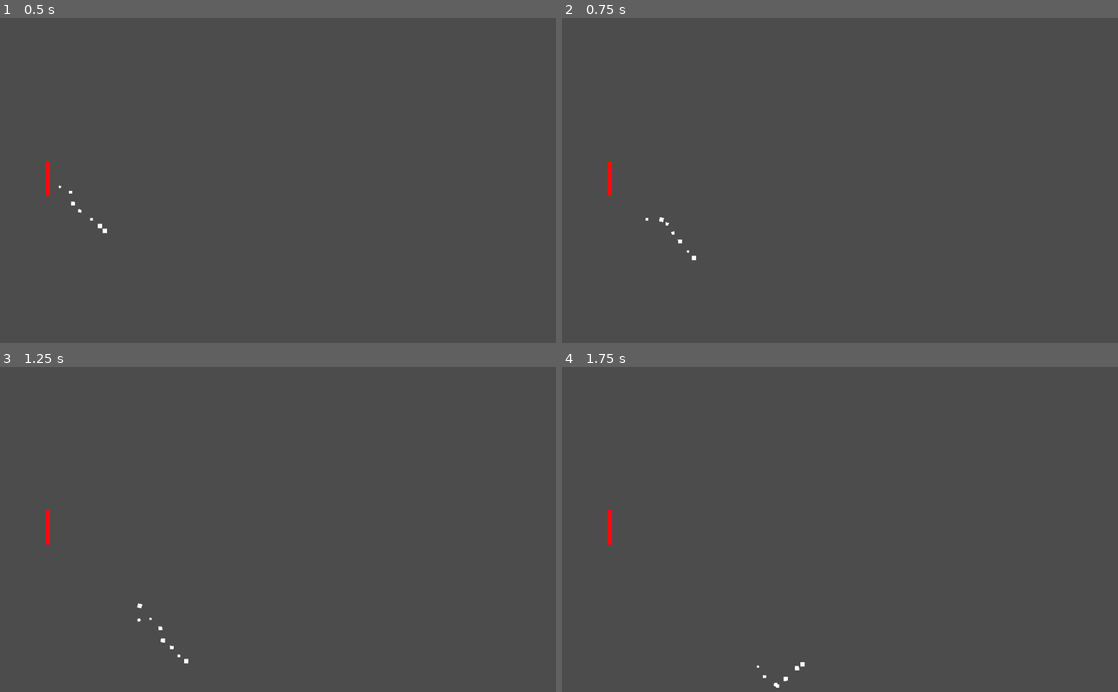
Above: before the commit, frames 1-4 (two rows, left to right).
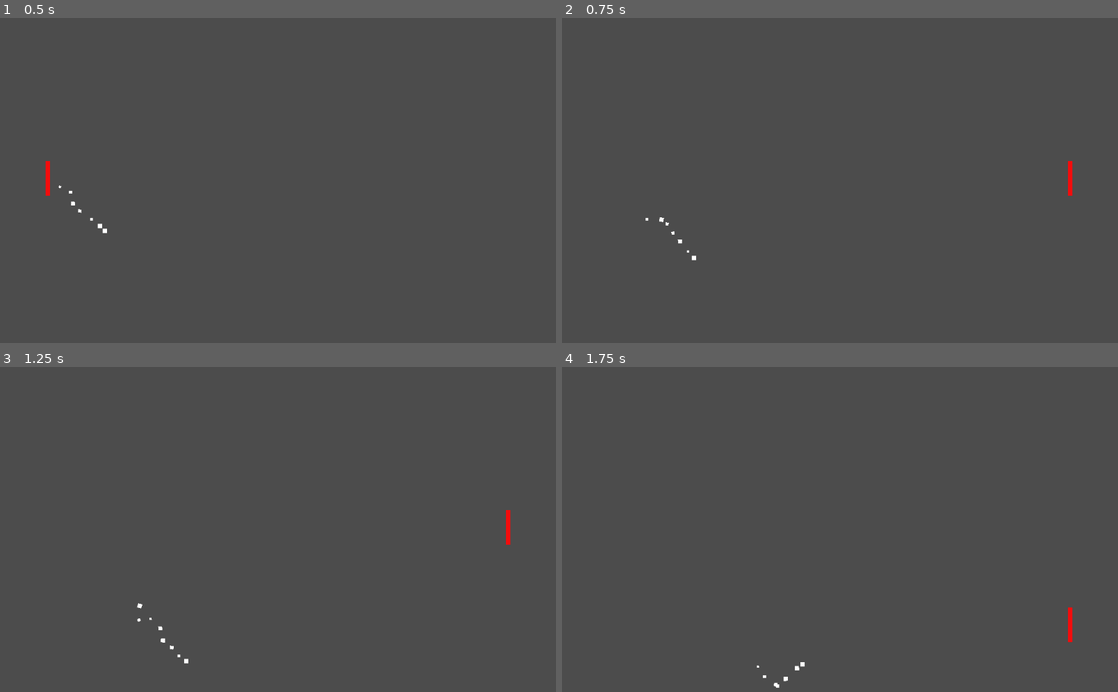
Above: after the commit, the same moments.

Repository: mgonzalezperna/pong-remix
Game: Godot game, scene res://scenes/scene-base.tscn
The game is run twice, just before and just after one commit, with the same random seed, the same clock (stepped at 60 frames per second) and the same inputs.
Inputs:
- Up to frame 1 (0.5 s): no input
- Up to frame 2 (0.75 s): hold Right (paddle_right, bound only after the commit) from 0.53 s (still down)
- Up to frame 3 (1.25 s): keep holding Right (paddle_right, bound only after the commit)
- Up to frame 4 (1.75 s): tap Enter at 1.25 s; release Right (paddle_right, bound only after the commit) at 1.28 s; hold Down (paddle_down, bound only after the commit) from 1.28 s (still down)

Frame 1 is identical in both runs. In frame 2, 0.2% of the frame differs, in the area x 8-92%, y 44-55%; in frame 3, 0.2%; in frame 4, 0.2%, in the area x 8-92%, y 44-85%.

Commit message:
new control scheme

Diff:
--- a/project.godot
+++ b/project.godot
@@ -44,12 +44,12 @@
 }
 paddle_down={
 "deadzone": 0.5,
-"events": [ Object(InputEventKey,"resource_local_to_scene":false,"resource_name":"","device":0,"alt":false,"shift":false,"control":false,"meta":false,"command":false,"pressed":false,"scancode":83,"unicode":0,"echo":false,"script":null)
+"events": [ Object(InputEventKey,"resource_local_to_scene":false,"resource_name":"","device":0,"alt":false,"shift":false,"control":false,"meta":false,"command":false,"pressed":false,"scancode":16777234,"unicode":0,"echo":false,"script":null)
  ]
 }
 paddle_up={
 "deadzone": 0.5,
-"events": [ Object(InputEventKey,"resource_local_to_scene":false,"resource_name":"","device":0,"alt":false,"shift":false,"control":false,"meta":false,"command":false,"pressed":false,"scancode":87,"unicode":0,"echo":false,"script":null)
+"events": [ Object(InputEventKey,"resource_local_to_scene":false,"resource_name":"","device":0,"alt":false,"shift":false,"control":false,"meta":false,"command":false,"pressed":false,"scancode":16777232,"unicode":0,"echo":false,"script":null)
  ]
 }
 paddle_hit_down={
@@ -69,12 +69,12 @@
 }
 paddle_left={
 "deadzone": 0.5,
-"events": [ Object(InputEventKey,"resource_local_to_scene":false,"resource_name":"","device":0,"alt":false,"shift":false,"control":false,"meta":false,"command":false,"pressed":false,"scancode":65,"unicode":0,"echo":false,"script":null)
+"events": [ Object(InputEventKey,"resource_local_to_scene":false,"resource_name":"","device":0,"alt":false,"shift":false,"control":false,"meta":false,"command":false,"pressed":false,"scancode":16777231,"unicode":0,"echo":false,"script":null)
  ]
 }
 paddle_right={
 "deadzone": 0.5,
-"events": [ Object(InputEventKey,"resource_local_to_scene":false,"resource_name":"","device":0,"alt":false,"shift":false,"control":false,"meta":false,"command":false,"pressed":false,"scancode":68,"unicode":0,"echo":false,"script":null)
+"events": [ Object(InputEventKey,"resource_local_to_scene":false,"resource_name":"","device":0,"alt":false,"shift":false,"control":false,"meta":false,"command":false,"pressed":false,"scancode":16777233,"unicode":0,"echo":false,"script":null)
  ]
 }
 paddle_hit_left={
--- a/scripts/arrow.gd
+++ b/scripts/arrow.gd
@@ -9,8 +9,8 @@
 var is_casting := false
 var inverted := false setget set_inverted
 var speed_multiplier := 1.0
-var arrow_down = "paddle_down"
-var arrow_up = "paddle_up"
+var arrow_down = "paddle_hit_down"
+var arrow_up = "paddle_hit_up"
 
 func set_inverted(_inverted):
     if inverted != _inverted:
--- a/scripts/paddle_player.gd
+++ b/scripts/paddle_player.gd
@@ -25,14 +25,15 @@
     var timescale = process_slowmo()
     Engine.time_scale = timescale.engine
 
-    if Input.is_action_pressed(paddle_left):
-        position.x = 88
-        rotation = PI / 2
-        $arrow.inverted = false
-    elif Input.is_action_pressed(paddle_right):
-        position.x = 936
-        rotation = - PI / 2
-        $arrow.inverted = true
+    if !Input.is_action_pressed(key_power_up):
+        if Input.is_action_pressed(paddle_left):
+            position.x = 88
+            rotation = PI / 2
+            $arrow.inverted = false
+        elif Input.is_action_pressed(paddle_right):
+            position.x = 936
+            rotation = - PI / 2
+            $arrow.inverted = true
 
     velocity = get_movement_velocity(timescale.paddle)
     $arrow.speed_multiplier = timescale.arrow
